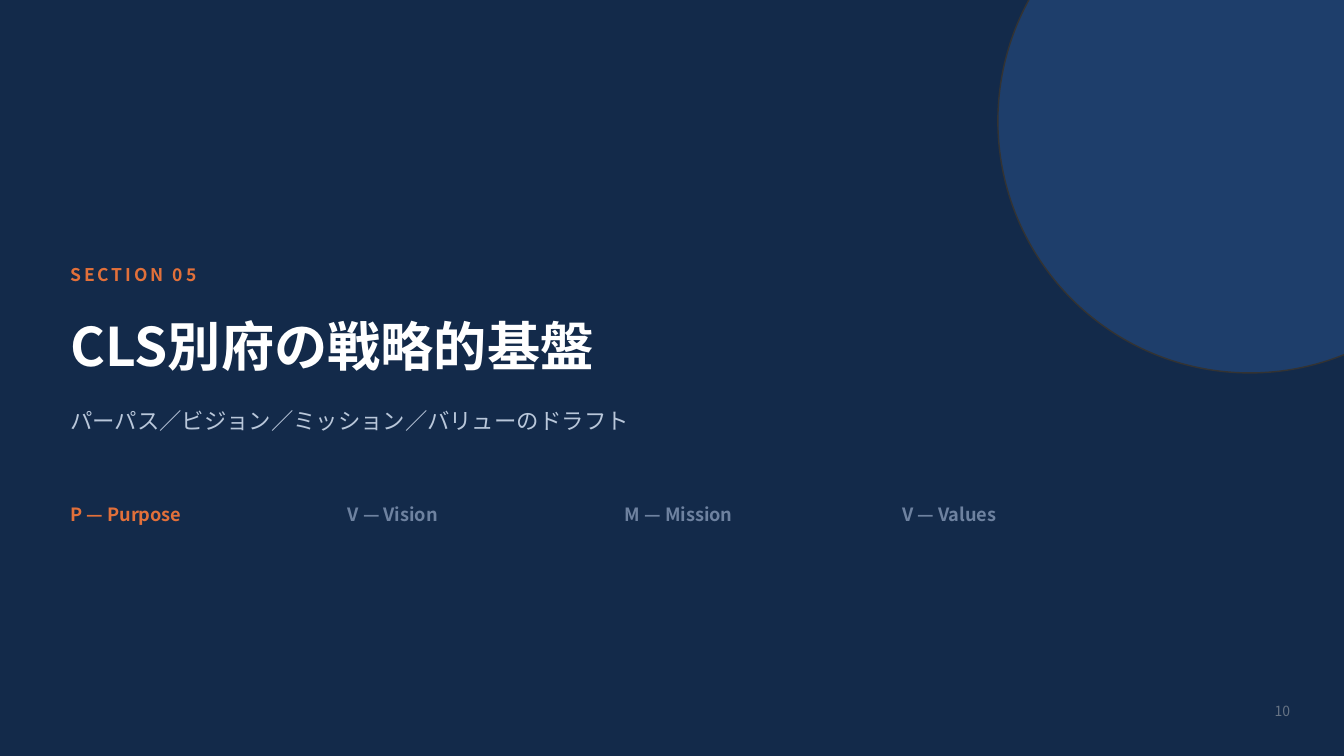
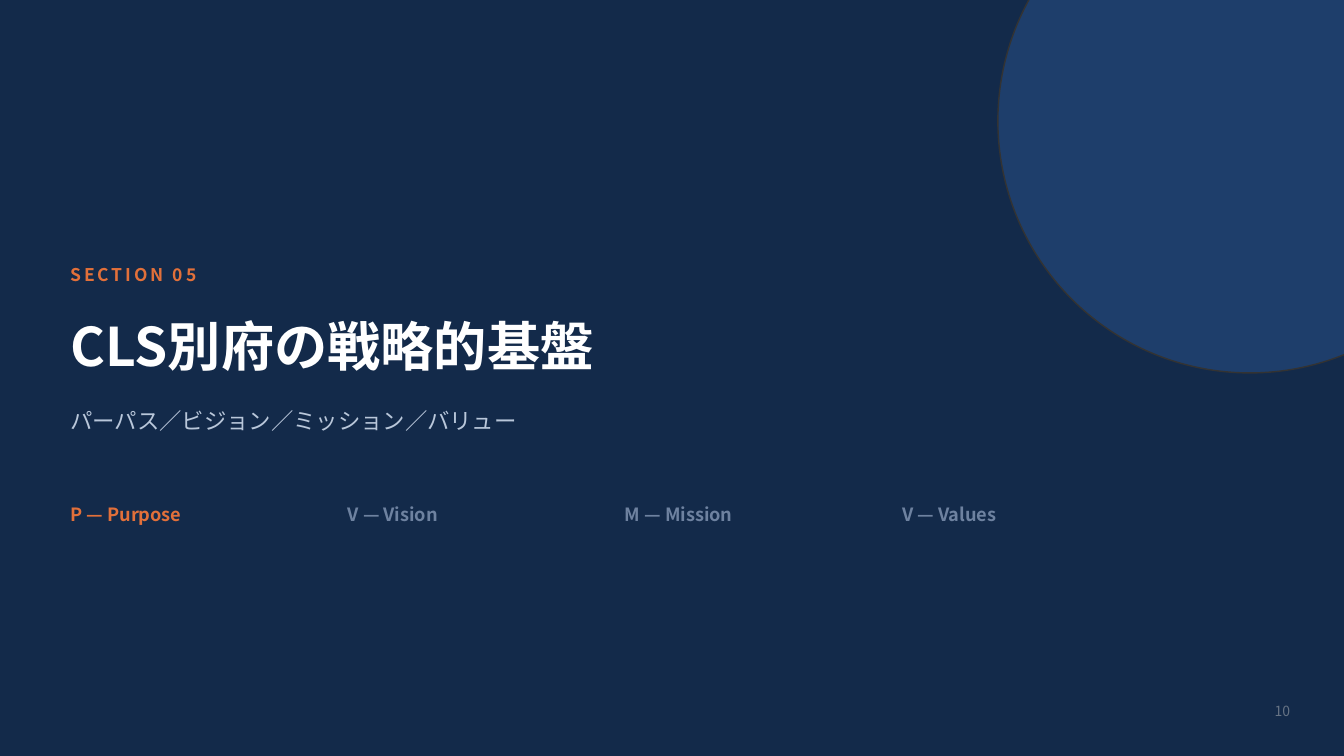
Before and after one commit to RyoWakabayashi/cls-beppu, a slide deck: slide 10 of docs/meetings/20260816/CLS別府第2回企画立案.pptx. Drawn at 1344x756 pixels with LibreOffice and Linux fonts; fonts in the diff are those of the drawing. Boxes give left, top, right and bottom in pixels: in the first picture for what was removed or moved away, otherwise in the second. Text is boxed around its words. In the diff, an @@ line names an element or a change of style, - is before the commit and + after.

```diff
--- a/docs/meetings/20260816/CLS別府第2回企画立案.pptx
+++ b/docs/meetings/20260816/CLS別府第2回企画立案.pptx
@@ text at (71, 410, 517, 431): text changed @@
-パーパス／ビジョン／ミッション／バリューのドラフト
+パーパス／ビジョン／ミッション／バリュー
```
Also in this commit, not shown: 11 other slides changed, 2 other files.
